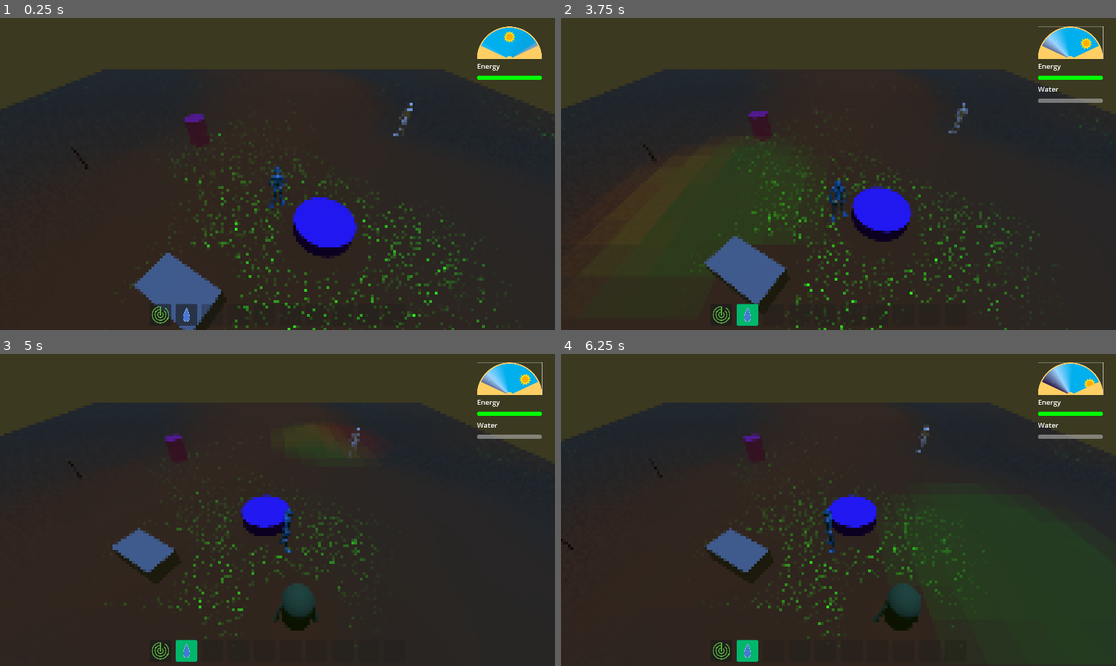
Above: before the commit, frames 1-4 (two rows, left to right).
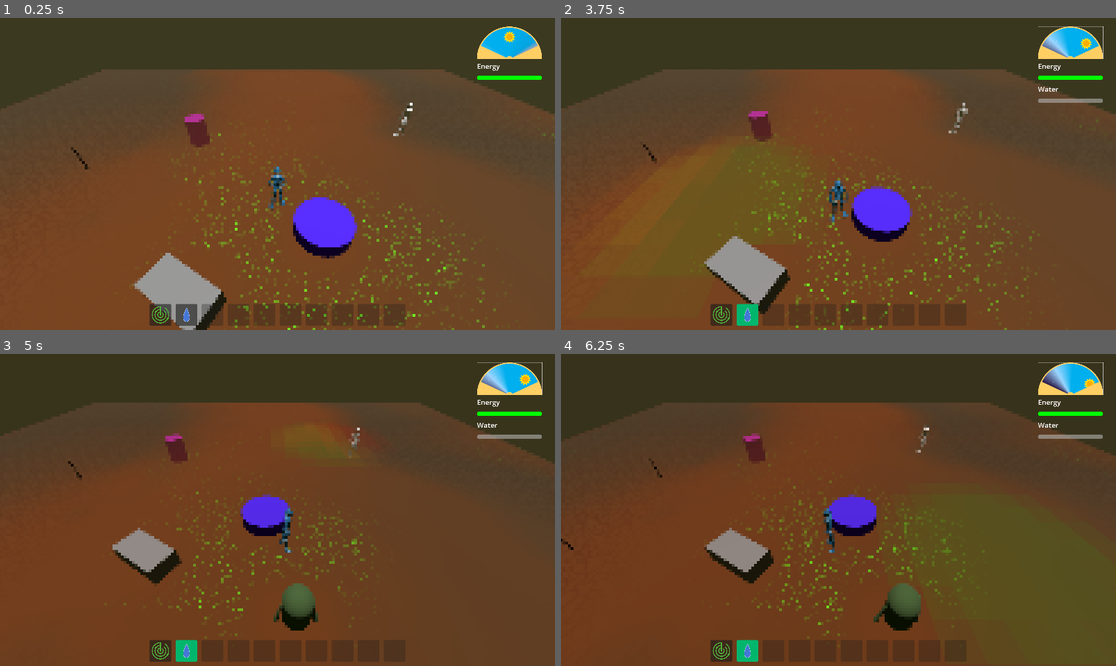
Above: after the commit, the same moments.

Repository: CapsCollective/sunflower
Game: Godot game, scene res://assets/common/scenes/game_world.tscn
The game is run twice, just before and just after one commit, with the same random seed, the same clock (stepped at 60 frames per second) and the same inputs.
Inputs (mouse positions are in pixels of both pictures, inside the frame that each line leads up to):
- Up to frame 1 (0.25 s): no input
- Up to frame 2 (3.75 s): click (721, 314) at 0.5 s; click (749, 314) at 1.27 s; click (1071, 42) at 2 s; tap Enter at 2.75 s; move the mouse to (960, 158) at 2.77 s; press the mouse at (960, 158) at 2.78 s; hold D (move_right) 2.78-3.53 s; tap Space at 3.5 s; move the mouse to (727, 189) at 3.52 s; release the mouse at (727, 189) at 3.53 s; hold S (move_back) from 3.53 s (still down); tap Mouse wheel down (mouse_wheel_down) at 3.6 s
- Up to frame 3 (5 s): move the mouse to (333, 441) at 4.27 s; release S (move_back) at 4.28 s; hold D (move_right) from 4.28 s (still down); tap Mouse wheel up (mouse_wheel_up) at 4.35 s
- Up to frame 4 (6.25 s): move the mouse to (810, 572) at 5.02 s; release D (move_right) at 5.03 s; hold W (move_forward) 5.03-5.78 s; click (810, 572) at 5.1 s; tap Enter at 5.75 s; move the mouse to (1005, 556) at 5.77 s; hold A (move_left) from 5.78 s (still down); tap Mouse wheel down (mouse_wheel_down) at 5.85 s

The runs differ from the first frame. In frame 1, 80% of the frame differs, in the area x 0-100%, y 16-100%; in frame 2, 80%; in frame 3, 80%; in frame 4, 80%.

Commit message:
Implemented time-of-day lighting, hooked up to game time

Diff:
--- a/assets/common/scripts/game_manager.gd
+++ b/assets/common/scripts/game_manager.gd
@@ -160,6 +160,9 @@
 	update_crops()
 	plant_weeds()
 	time_incremented.emit()
+
+func get_hour_of_day() -> int:
+	return Savegame.player.time % 24
 
 func update_crops():
 	for zone_id in Savegame.zones.crops:
--- a/assets/environment/scenes/world_lighting.gd
+++ b/assets/environment/scenes/world_lighting.gd
@@ -1,4 +1,28 @@
 extends WorldEnvironment
 
+const lighting_gradient: Texture2D = preload("res://assets/environment/textures/tod_lighting_gradient.png")
+
+@onready var base_background_colour: Color = environment.background_color
+
 func _ready() -> void:
-	$DirectionalLight3D.light_color = Color.CORNFLOWER_BLUE
+	GameManager.time_incremented.connect(on_time_incremented)
+	var colour: Color = get_lighting_colour_for_current_time()
+	set_lighting_colour(colour, true)
+
+func on_time_incremented():
+	var colour: Color = get_lighting_colour_for_current_time()
+	set_lighting_colour(colour)
+
+func get_lighting_colour_for_current_time() -> Color:
+	var day_progress: float = GameManager.get_hour_of_day() / 24.0
+	var width: int = lighting_gradient.get_image().get_width()
+	return lighting_gradient.get_image().get_pixel(width * day_progress, 0)
+
+func set_lighting_colour(colour: Color, direct: bool = false):
+	if (direct):
+		$DirectionalLight3D.light_color = colour
+		environment.background_color = base_background_colour * colour
+	else:
+		var tween = create_tween()
+		tween.parallel().tween_property($DirectionalLight3D, "light_color", colour, 1.0)
+		tween.parallel().tween_property(environment, "background_color", base_background_colour * colour, 1.0)
Binary file added: assets/environment/textures/tod_lighting_gradient.png
Not shown, added: assets/environment/textures/tod_lighting_gradient.png.import
Not shown, added: assets/environment/textures/tod_lighting_gradient.afdesign
